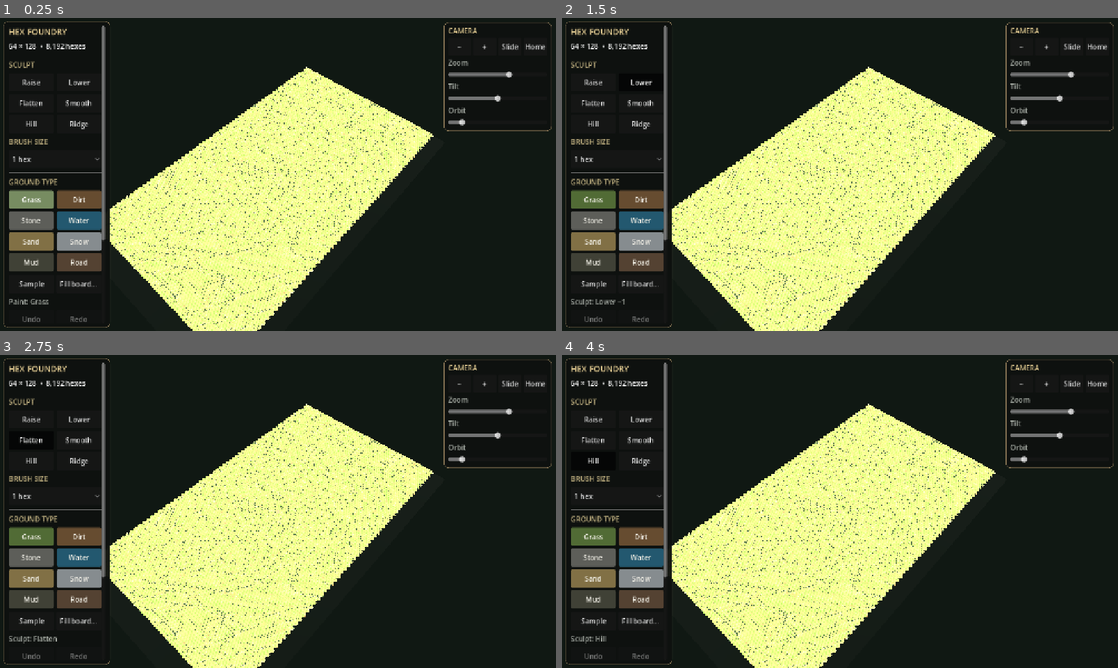
Above: before the commit, frames 1-4 (two rows, left to right).
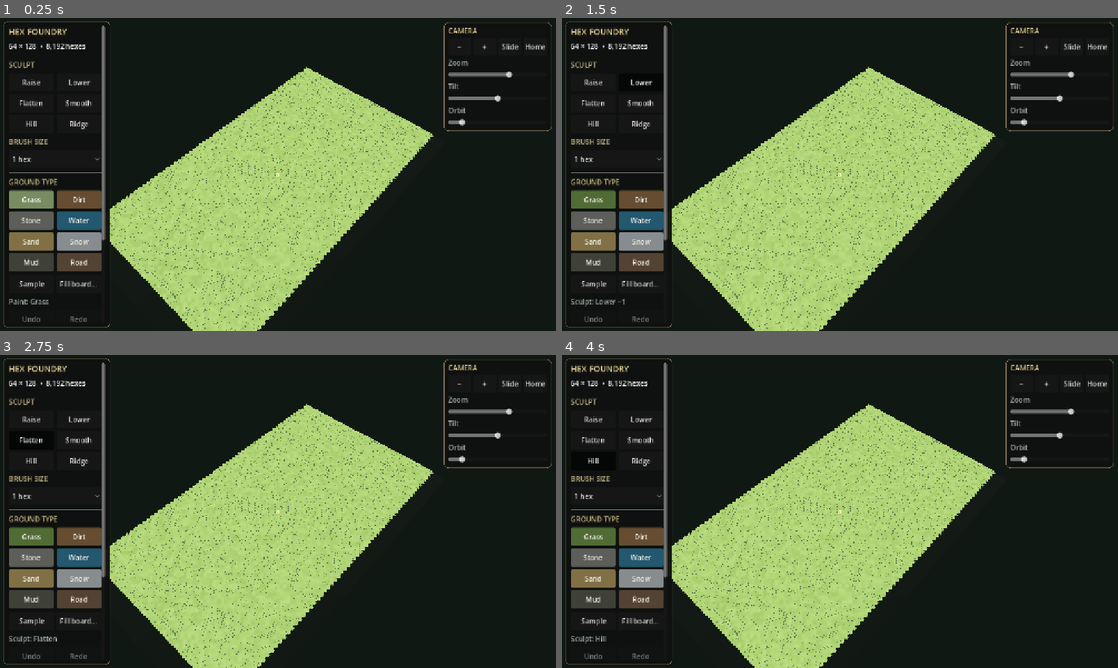
Above: after the commit, the same moments.

Repository: tpylman90-ctrl/MapbuilderhexmapSR
Game: Godot game, scene res://scenes/main.tscn
Two runs of this game, one before a commit and one after it. Both use one fixed random seed, a clock stepped at 60 frames per second and the inputs below.
Inputs:
- Up to frame 1 (0.25 s): no input
- Up to frame 2 (1.5 s): click "Raise" at 0.5 s; click "Lower" at 1.25 s
- Up to frame 3 (2.75 s): click "Flatten" at 2 s
- Up to frame 4 (4 s): click "Smooth" at 2.75 s; click "Hill" at 3.5 s

The runs differ from the first frame. In frame 1, 25% of the frame differs, in the area x 19-78%, y 15-100%; in frame 2, 25%; in frame 3, 25%; in frame 4, 25%.

Commit message:
Refine sandstone facets and balance terrain lighting

Diff:
--- a/assets/materials/cliff_rock_texture.gdshader
+++ b/assets/materials/cliff_rock_texture.gdshader
@@ -1,7 +1,7 @@
 shader_type spatial;
 render_mode diffuse_toon, specular_disabled, cull_disabled;
 
-uniform vec3 cliff_color : source_color = vec3(0.70, 0.60, 0.45);
+uniform vec3 cliff_color : source_color = vec3(0.62, 0.50, 0.34);
 uniform float slope_threshold : hint_range(0.0, 1.0) = 0.68;
 uniform float blend_sharpness : hint_range(0.0, 0.2) = 0.04;
 
@@ -37,8 +37,8 @@
 	// Broad color blocks follow the hand-built facets; low crevice values fake contact shade
 	// on the Mobile renderer, where screen-space ambient occlusion is unavailable.
 	float broad_facet = value_noise(world_position * vec3(0.75, 0.38, 0.75));
-	float crevice_shade = mix(0.78, 1.08, broad_facet);
-	vec3 vertex_stone = mix(cliff_color, COLOR.rgb, 0.48);
+	float crevice_shade = mix(0.88, 1.08, broad_facet);
+	vec3 vertex_stone = mix(cliff_color, COLOR.rgb, 0.25);
 	vec3 faceted_rock = vertex_stone * crevice_shade;
 	vec3 upper_edge = COLOR.rgb * mix(0.96, 1.04, broad_facet);
 	ALBEDO = mix(faceted_rock, upper_edge, top_blend * 0.65);
--- a/assets/materials/terrain_surface.gdshader
+++ b/assets/materials/terrain_surface.gdshader
@@ -1,9 +1,8 @@
 shader_type spatial;
-render_mode diffuse_toon, specular_disabled, cull_disabled;
+render_mode unshaded, cull_disabled;
 
-uniform vec3 cliff_color : source_color = vec3(0.70, 0.60, 0.45);
-uniform float slope_threshold : hint_range(0.0, 1.0) = 0.68;
-uniform float blend_sharpness : hint_range(0.0, 0.2) = 0.04;
+uniform float macro_scale = 0.55;
+uniform float detail_scale = 4.2;
 
 float hash3(vec3 p) {
 	p = fract(p * 0.1031);
@@ -16,7 +15,7 @@
 	vec3 local = fract(p);
 	local = local * local * (3.0 - 2.0 * local);
 
-	float c000 = hash3(cell);
+	float c000 = hash3(cell + vec3(0.0, 0.0, 0.0));
 	float c100 = hash3(cell + vec3(1.0, 0.0, 0.0));
 	float c010 = hash3(cell + vec3(0.0, 1.0, 0.0));
 	float c110 = hash3(cell + vec3(1.0, 1.0, 0.0));
@@ -24,6 +23,7 @@
 	float c101 = hash3(cell + vec3(1.0, 0.0, 1.0));
 	float c011 = hash3(cell + vec3(0.0, 1.0, 1.0));
 	float c111 = hash3(cell + vec3(1.0, 1.0, 1.0));
+
 	float low_plane = mix(mix(c000, c100, local.x), mix(c010, c110, local.x), local.y);
 	float high_plane = mix(mix(c001, c101, local.x), mix(c011, c111, local.x), local.y);
 	return mix(low_plane, high_plane, local.z);
@@ -31,14 +31,9 @@
 
 void fragment() {
 	vec3 world_position = (MODEL_MATRIX * vec4(VERTEX, 1.0)).xyz;
-	vec3 world_normal = normalize((INV_VIEW_MATRIX * vec4(NORMAL, 0.0)).xyz);
-	float slope = dot(world_normal, vec3(0.0, 1.0, 0.0));
-	float top_blend = smoothstep(slope_threshold - blend_sharpness, slope_threshold + blend_sharpness, slope);
+	float broad = value_noise(world_position * macro_scale);
+	float detail = value_noise(world_position * detail_scale);
+	float mottling = 0.90 + broad * 0.14 + detail * 0.06;
 
-	// COLOR carries each hex's chosen ground type, so flat tops keep their terrain palette.
-	float broad_facet = value_noise(world_position * 0.72);
-	vec3 top_surface = COLOR.rgb * mix(0.94, 1.04, broad_facet);
-	vec3 exposed_rock = cliff_color * mix(0.90, 1.10, broad_facet);
-	ALBEDO = mix(exposed_rock, top_surface, top_blend);
-	ROUGHNESS = 0.92;
+	ALBEDO = COLOR.rgb * mottling;
 }
--- a/scenes/main.tscn
+++ b/scenes/main.tscn
@@ -16,5 +16,3 @@
 [node name="DirectionalLight3D" type="DirectionalLight3D" parent="."]
 rotation = Vector3(-0.8, -0.5, 0)
 shadow_enabled = true
-light_angular_distance = 1.5
-light_energy = 1.15
--- a/scripts/hex_board_view.gd
+++ b/scripts/hex_board_view.gd
@@ -21,10 +21,10 @@
 
 func initialize(grid_data: HexGrid) -> void:
 	data = grid_data
-	cliff_noise.noise_type = FastNoiseLite.TYPE_CELLULAR
-	cliff_noise.frequency = 0.42
+	cliff_noise.noise_type = FastNoiseLite.TYPE_SIMPLEX
+	cliff_noise.frequency = 0.34
 	cliff_noise.fractal_type = FastNoiseLite.FRACTAL_FBM
-	cliff_noise.fractal_octaves = 3
+	cliff_noise.fractal_octaves = 2
 	_build_backing()
 	_build_tile_mesh()
 	_build_selection_outline()
@@ -37,7 +37,7 @@
 	environment.background_color = Color("101813")
 	environment.ambient_light_source = Environment.AMBIENT_SOURCE_COLOR
 	environment.ambient_light_color = Color("c5bea8")
-	environment.ambient_light_energy = 0.48
+	environment.ambient_light_energy = 0.30
 	environment.tonemap_mode = Environment.TONE_MAPPER_ACES
 	world.environment = environment
 	add_child(world)
@@ -345,7 +345,7 @@
 func _add_organic_triangle(surface: SurfaceTool, a: Vector3, b: Vector3, c: Vector3) -> void:
 	for point in [a, b, c]:
 		var color_noise := cliff_noise.get_noise_3d(point.x * 1.2, point.y * 1.2, point.z * 1.2)
-		var stone_color := Color("514936").lerp(Color("b39b63"), clampf(0.48 + color_noise * 0.46, 0.0, 1.0))
+		var stone_color := Color("705b3b").lerp(Color("a89163"), clampf(0.52 + color_noise * 0.24, 0.0, 1.0))
 		var edge_wobble := sin(point.x * 5.7 + point.z * 4.1) * 0.055
 		var blend_depth := maxf(0.24, 0.36 + edge_wobble)
 		var blend_t := clampf((cliff_blend_top_y - point.y) / blend_depth, 0.0, 1.0)
